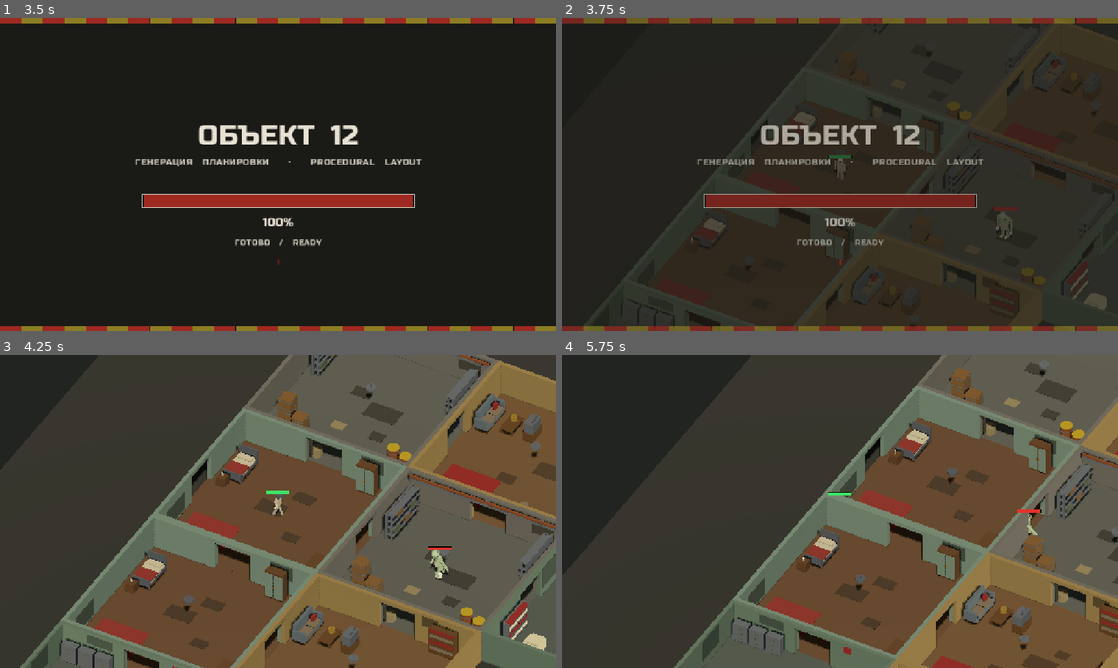
Above: before the commit, frames 1-4 (two rows, left to right).
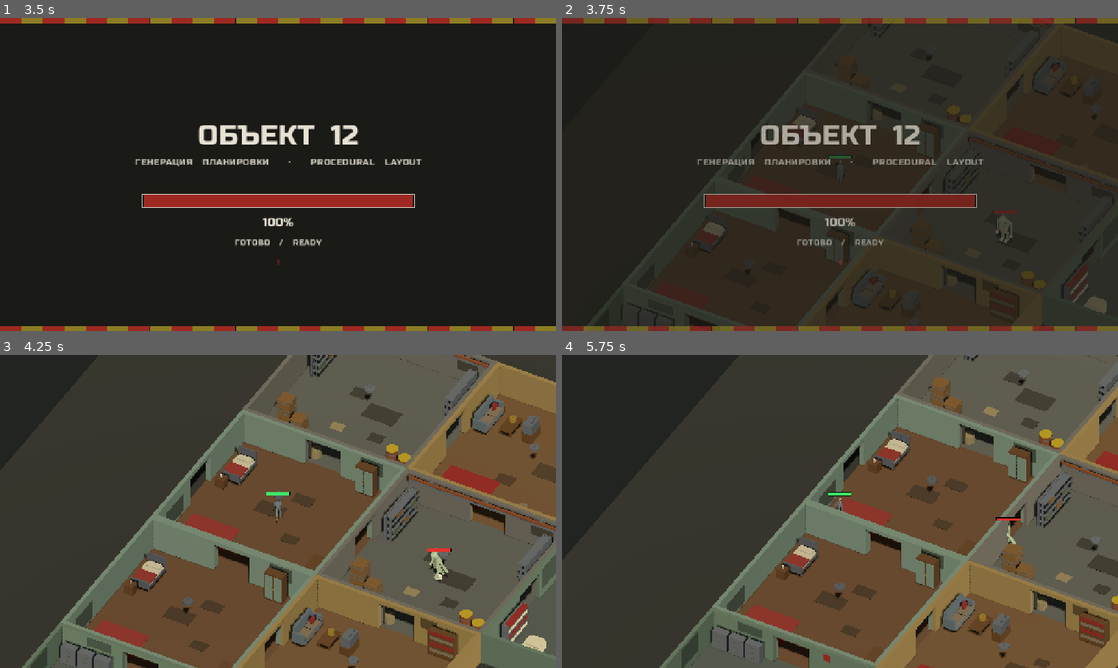
Above: after the commit, the same moments.

Repository: nhudson99/nuclear-winter
Game: Godot game, scene res://scenes/TitleScreen.tscn
Two runs of this game, one before a commit and one after it. Both use one fixed random seed, a clock stepped at 60 frames per second and the inputs below.
Inputs (mouse positions are in pixels of both pictures, inside the frame that each line leads up to):
- Up to frame 1 (3.5 s): tap Enter at 0.5 s; hold D (move_right) 0.53-1.28 s; tap Shift at 0.6, 1.55 s; click (278, 174) at 0.67 s; hold S (move_down) 1.28-2 s; tap E (interact) at 1.35 s; click (278, 174) at 1.42 s; click "LEVEL 1" at 2 s; move the mouse to (333, 105) at 2.77 s; hold D (move_right) from 2.78 s (still down); hold Shift (sprint, bound only after the commit) from 2.78 s (still down)
- Up to frame 2 (3.75 s): tap Space at 3.5 s; move the mouse to (812, 237) at 3.52 s; release D (move_right) at 3.53 s; release Shift (sprint, bound only after the commit) at 3.53 s; hold W (move_up) from 3.53 s (still down); tap Shift (sprint, bound only after the commit) at 3.6 s; click (812, 237) at 3.67 s
- Up to frame 3 (4.25 s): keep holding W (move_up)
- Up to frame 4 (5.75 s): move the mouse to (1006, 558) at 4.27 s; release W (move_up) at 4.28 s; hold Shift (sprint, bound only after the commit) 4.28-5.03 s; hold A (move_left) from 4.28 s (still down); tap E (interact) at 4.35 s; move the mouse to (673, 464) at 5.02 s; tap Shift (sprint, bound only after the commit) at 5.1 s

Frame 1 is identical in both runs. In frame 2, 2.4% of the frame differs, in the area x 10-100%, y 1-99%; in frame 3, 8.0%; in frame 4, 29%, in the area x 17-100%, y 0-100%.

Commit message:
Add bald prisoner player character built in Blender (#10)
* Add bald prisoner player character built in Blender

Authors the character headlessly through Blender's Python API: lofted body
parts, an anatomy-driven skull, a baked colour atlas for the worn jumpsuit,
inverse-distance skinning to a 17-bone rig, and Idle/Walk/Run/Die actions
exported into a single GLB.

Co-authored-by: nhudson99 <nhudson99@users.noreply.github.com>

* Use the prisoner as the player character in Godot

Player.gd now drives the baked Idle/Walk/Run/Die clips from the GLB instead of
swinging pivot empties, scales playback to the ground speed so the boots do not
skate, and turns the model to face travel (glTF forward is -Z, which the old
yaw was half a turn out on). The collision capsule now reaches the floor.

Co-authored-by: nhudson99 <nhudson99@users.noreply.github.com>

* Drop the replaced humanoid placeholder and document the prisoner

Nothing loads humanoid_scavenger any more now that the prisoner is the player, so the builder, the .blend and the imported asset all go. README picks up the new build command, the character's authoring notes and how to preview it.

Co-authored-by: nhudson99 <nhudson99@users.noreply.github.com>

* Play Walk at walk speed and keep preview renders looping

Digital WASD always hit the old 5.5 m/s, so the Walk clip never played. Base speed is now a walk and Shift sprints. Animation preview repeats are tiled with ffmpeg instead of extending frame_end past the action (which froze the extra loops). Main honours NW_PREVIEW_PLAYER / NW_LEVEL_SEED so the mesh can be reviewed without the monster killing the player on spawn. The game-loop smoke now asserts the four clips are on the imported player.

Co-authored-by: nhudson99 <nhudson99@users.noreply.github.com>

* Assert Walk and Run play, and tighten the player preview

A SceneTree smoke now drives WASD and Shift and checks the imported clips plus yaw. Preview mode frames the prisoner closer and writes the current clip name on the HUD so a recording can show which cycle is playing. Sprint is registered as an input action at runtime.

Co-authored-by: nhudson99 <nhudson99@users.noreply.github.com>

---------

Co-authored-by: Cursor Agent <cursoragent@cursor.com>
Co-authored-by: nhudson99 <nhudson99@users.noreply.github.com>

Diff:
--- a/godot/scenes/Main.tscn
+++ b/godot/scenes/Main.tscn
@@ -2,7 +2,7 @@
 
 [ext_resource type="Script" path="res://scripts/Main.gd" id="1_nxtc6"]
 [ext_resource type="Script" path="res://scripts/Player.gd" id="2_jlsqs"]
-[ext_resource type="PackedScene" path="res://assets/characters/humanoid_scavenger.glb" id="3_q8u5g"]
+[ext_resource type="PackedScene" path="res://assets/characters/player_prisoner.glb" id="3_q8u5g"]
 [ext_resource type="Script" path="res://scripts/Monster.gd" id="4_lhr70"]
 [ext_resource type="PackedScene" path="res://assets/characters/enemy_monster.glb" id="5_wp0k4"]
 [ext_resource type="Script" path="res://scripts/PickupItem.gd" id="6_bjd11"]
@@ -16,8 +16,8 @@
 ambient_light_energy = 0.34
 
 [sub_resource type="CapsuleShape3D" id="CapsuleShape3D_3p2gp"]
-radius = 0.35
-height = 1.2
+radius = 0.3
+height = 1.6
 
 [sub_resource type="CapsuleShape3D" id="CapsuleShape3D_cvmbd"]
 radius = 0.42
@@ -46,10 +46,10 @@
 script = ExtResource("2_jlsqs")
 
 [node name="CollisionShape3D" type="CollisionShape3D" parent="Player"]
-transform = Transform3D(1, 0, 0, 0, 1, 0, 0, 0, 1, 0, 0.9, 0)
+transform = Transform3D(1, 0, 0, 0, 1, 0, 0, 0, 1, 0, 0.8, 0)
 shape = SubResource("CapsuleShape3D_3p2gp")
 
-[node name="Humanoid" type="Node3D" parent="Player" instance=ExtResource("3_q8u5g")]
+[node name="Model" type="Node3D" parent="Player" instance=ExtResource("3_q8u5g")]
 
 [node name="Monster" type="CharacterBody3D" parent="."]
 transform = Transform3D(1, 0, 0, 0, 1, 0, 0, 0, 1, 0, 0.05, -12)
--- a/godot/scripts/Main.gd
+++ b/godot/scripts/Main.gd
@@ -49,6 +49,8 @@
 	var target := player.global_position + Vector3(camera_distance * 0.55, camera_height, camera_distance)
 	camera.global_position = camera.global_position.lerp(target, clampf(follow_lerp * delta, 0.0, 1.0))
 	camera.look_at(player.global_position + Vector3(0.0, 0.6, 0.0), Vector3.UP)
+	if OS.get_environment("NW_PREVIEW_PLAYER") == "1" and _status_label and player.has_method("current_clip"):
+		_status_label.text = player.current_clip()
 
 func get_game_state() -> GameState:
 	return _state
@@ -71,9 +73,13 @@
 	generator.progress.connect(_loading.set_progress)
 
 	var used_seed := level_seed if level_seed != 0 else randi()
+	var seed_override := OS.get_environment("NW_LEVEL_SEED")
+	if seed_override.is_valid_int():
+		used_seed = int(seed_override)
 	_layout = await generator.generate(map_root, used_seed, room_count)
 	generator.queue_free()
 	_apply_layout(_layout)
+	_apply_preview_overrides()
 
 	while Time.get_ticks_msec() - started < int(min_loading_seconds * 1000.0):
 		await get_tree().process_frame
@@ -85,7 +91,8 @@
 
 	_state = GameState.PLAYING
 	player.unlock_input()
-	monster.set_physics_process(true)
+	if OS.get_environment("NW_PREVIEW_PLAYER") != "1":
+		monster.set_physics_process(true)
 	level_ready.emit(_layout)
 
 func _apply_layout(layout: Dictionary) -> void:
@@ -103,6 +110,25 @@
 
 	monster.configure_level(layout.get("rooms", []), layout.get("bounds", AABB()))
 	_snap_camera()
+
+func _apply_preview_overrides() -> void:
+	## NW_PREVIEW_PLAYER parks the monster and tightens the iso framing so the
+	## player mesh can be reviewed without dying on the first physics tick.
+	if OS.get_environment("NW_PREVIEW_PLAYER") != "1":
+		return
+	if monster:
+		monster.set_physics_process(false)
+		monster.visible = false
+		monster.global_position += Vector3(200.0, 0.0, 200.0)
+	camera.size = 4.2
+	camera_distance = 5.5
+	camera_height = 5.5
+	_snap_camera()
+	_status_label.visible = true
+	_status_label.add_theme_font_size_override("font_size", 36)
+	_status_label.vertical_alignment = VERTICAL_ALIGNMENT_TOP
+	_status_label.add_theme_constant_override("margin_top", 24)
+
 
 func _snap_camera() -> void:
 	camera.global_position = player.global_position + Vector3(camera_distance * 0.55, camera_height, camera_distance)
--- a/godot/scripts/Player.gd
+++ b/godot/scripts/Player.gd
@@ -3,35 +3,51 @@
 signal died
 signal item_collected
 
-@export var move_speed: float = 5.5
+@export var move_speed: float = 2.4
+@export var run_speed: float = 5.5
 @export var gravity: float = 20.0
 @export var turn_speed: float = 12.0
-@export var walk_anim_speed: float = 10.0
-@export var stride_angle_deg: float = 28.0
 @export var max_health: float = 100.0
-@export var health_bar_height: float = 2.15
+@export var health_bar_height: float = 2.1
 @export var interact_range: float = 2.2
+## Ground covered by one full cycle of each clip. Playback is scaled to match
+## it so the boots do not skate across the floor.
+@export var walk_cycle_metres: float = 1.45
+@export var run_cycle_metres: float = 2.3
+@export var run_threshold: float = 3.0
 
-@onready var visual: Node3D = $Humanoid
+@onready var visual: Node3D = $Model
 
-var pivot_arm_l: Node3D
-var pivot_arm_r: Node3D
-var pivot_leg_l: Node3D
-var pivot_leg_r: Node3D
-var _walk_phase: float = 0.0
+const LOOPING_CLIPS := ["Idle", "Walk", "Run"]
+
+var _anim: AnimationPlayer
+var _clip: String = ""
 var health: float = 100.0
 var _health_bar: HealthBar3D
 var _alive: bool = true
 var _has_item: bool = false
 var _input_locked: bool = false
 
+func current_clip() -> String:
+	return _clip
+
+
 func _ready() -> void:
 	add_to_group("player")
+	if not InputMap.has_action("sprint"):
+		InputMap.add_action("sprint")
+		var sprint_key := InputEventKey.new()
+		sprint_key.physical_keycode = KEY_SHIFT
+		InputMap.action_add_event("sprint", sprint_key)
 	health = max_health
-	pivot_arm_l = _find_node_by_name(visual, "Pivot_Arm_L") as Node3D
-	pivot_arm_r = _find_node_by_name(visual, "Pivot_Arm_R") as Node3D
-	pivot_leg_l = _find_node_by_name(visual, "Pivot_Leg_L") as Node3D
-	pivot_leg_r = _find_node_by_name(visual, "Pivot_Leg_R") as Node3D
+	_anim = _find_animation_player(visual)
+	if _anim:
+		# The glTF importer leaves every clip one-shot; the locomotion cycles
+		# have to be told they loop.
+		for clip_name in LOOPING_CLIPS:
+			if _anim.has_animation(clip_name):
+				_anim.get_animation(clip_name).loop_mode = Animation.LOOP_LINEAR
+		_play("Idle", 1.0)
 	_health_bar = HealthBar3D.new()
 	_health_bar.name = "HealthBar"
 	_health_bar.fill_color = Color(0.25, 0.9, 0.4, 1.0)
@@ -44,7 +60,8 @@
 		velocity = Vector3.ZERO
 		_apply_gravity(delta)
 		move_and_slide()
-		_animate_walk(_walk_phase, 0.0)
+		if _alive:
+			_play("Idle", 1.0)
 		return
 
 	if Input.is_action_just_pressed("interact"):
@@ -61,20 +78,25 @@
 	if direction.length() > 1.0:
 		direction = direction.normalized()
 
-	velocity.x = direction.x * move_speed
-	velocity.z = direction.z * move_speed
+	# Digital WASD is otherwise always full speed, which would skip Walk.
+	var gait := run_speed if Input.is_action_pressed("sprint") else move_speed
+	velocity.x = direction.x * gait
+	velocity.z = direction.z * gait
 	_apply_gravity(delta)
 	move_and_slide()
 
 	var planar := Vector3(velocity.x, 0.0, velocity.z)
 	var speed := planar.length()
 	if speed > 0.15:
-		var target_yaw := atan2(planar.x, planar.z)
+		# glTF forward is -Z, so the yaw that points the model down the travel
+		# direction is half a turn from atan2 of the velocity.
+		var target_yaw := atan2(planar.x, planar.z) + PI
 		visual.rotation.y = lerp_angle(visual.rotation.y, target_yaw, clampf(turn_speed * delta, 0.0, 1.0))
-		_walk_phase += delta * walk_anim_speed * clampf(speed / move_speed, 0.35, 1.25)
-		_animate_walk(_walk_phase, 1.0)
+		var clip := "Run" if speed >= run_threshold else "Walk"
+		var metres: float = run_cycle_metres if clip == "Run" else walk_cycle_metres
+		_play(clip, _cycle_speed(clip, speed, metres))
 	else:
-		_animate_walk(_walk_phase, 0.0)
+		_play("Idle", 1.0)
 
 func take_damage(amount: float) -> void:
 	if not _alive or amount <= 0.0:
@@ -85,6 +107,7 @@
 	if health <= 0.0:
 		_alive = false
 		velocity = Vector3.ZERO
+		_play("Die", 1.0)
 		died.emit()
 
 func is_alive() -> bool:
@@ -128,26 +151,28 @@
 	else:
 		velocity.y = 0.0
 
-func _animate_walk(phase: float, amount: float) -> void:
-	var swing := deg_to_rad(stride_angle_deg) * amount * sin(phase)
-	if pivot_arm_l:
-		pivot_arm_l.rotation.x = -swing
-	if pivot_arm_r:
-		pivot_arm_r.rotation.x = swing
-	if pivot_leg_l:
-		pivot_leg_l.rotation.x = swing
-	if pivot_leg_r:
-		pivot_leg_r.rotation.x = -swing
-	if visual:
-		visual.position.y = 0.03 * amount * absf(sin(phase * 2.0))
+func _play(clip: String, speed: float) -> void:
+	if _anim == null or not _anim.has_animation(clip):
+		return
+	_anim.speed_scale = speed
+	if _clip == clip:
+		return
+	_clip = clip
+	_anim.play(clip, 0.15, speed)
 
-func _find_node_by_name(root: Node, node_name: String) -> Node:
+func _cycle_speed(clip: String, speed: float, cycle_metres: float) -> float:
+	if _anim == null or not _anim.has_animation(clip) or cycle_metres <= 0.0:
+		return 1.0
+	var cycle_seconds := _anim.get_animation(clip).length
+	return clampf(speed * cycle_seconds / cycle_metres, 0.35, 2.5)
+
+func _find_animation_player(root: Node) -> AnimationPlayer:
 	if root == null:
 		return null
-	if root.name == node_name:
-		return root
+	if root is AnimationPlayer:
+		return root as AnimationPlayer
 	for child in root.get_children():
-		var found := _find_node_by_name(child, node_name)
+		var found := _find_animation_player(child)
 		if found:
 			return found
 	return null
--- a/godot/tools/build_main_scene.gd
+++ b/godot/tools/build_main_scene.gd
@@ -11,10 +11,10 @@
 	call_deferred("_build")
 
 func _build() -> void:
-	var humanoid_path := "res://assets/characters/humanoid_scavenger.glb"
+	var player_path := "res://assets/characters/player_prisoner.glb"
 	var monster_path := "res://assets/characters/enemy_monster.glb"
 
-	for path in [humanoid_path, monster_path]:
+	for path in [player_path, monster_path]:
 		if not ResourceLoader.exists(path):
 			push_error("Missing: " + path)
 			quit(1)
@@ -73,17 +73,19 @@
 	var col := CollisionShape3D.new()
 	col.name = "CollisionShape3D"
 	var capsule := CapsuleShape3D.new()
-	capsule.radius = 0.35
-	capsule.height = 1.2
+	capsule.radius = 0.30
+	# The prisoner is 1.8 m and stands on his origin, so the capsule has to
+	# reach down to y = 0 or the body floats half a metre off the floor.
+	capsule.height = 1.6
 	col.shape = capsule
-	col.position = Vector3(0, 0.9, 0)
+	col.position = Vector3(0, 0.8, 0)
 	player.add_child(col)
 	col.owner = main
 
-	var humanoid: Node3D = (load(humanoid_path) as PackedScene).instantiate()
-	humanoid.name = "Humanoid"
-	player.add_child(humanoid)
-	humanoid.owner = main
+	var model: Node3D = (load(player_path) as PackedScene).instantiate()
+	model.name = "Model"
+	player.add_child(model)
+	model.owner = main
 
 	var monster := CharacterBody3D.new()
 	monster.name = "Monster"
--- a/godot/tools/smoke_game_loop.gd
+++ b/godot/tools/smoke_game_loop.gd
@@ -27,6 +27,20 @@
 
 	var nodes_ok := true
 	print("loop_nodes_ok=", nodes_ok)
+
+	var anim := _find_animation_player(player)
+	var clips := PackedStringArray()
+	if anim:
+		for clip_name in anim.get_animation_list():
+			clips.append(clip_name)
+	var clips_ok := (
+		anim != null
+		and clips.has("Idle")
+		and clips.has("Walk")
+		and clips.has("Run")
+		and clips.has("Die")
+	)
+	print("player_clips_ok=", clips_ok, " clips=", clips)
 
 	# Baseline monster difficulty.
 	var base_dwell: float = monster.section_dwell_time
@@ -108,7 +122,8 @@
 	print("game_over_ok=", lose_ok and lose_text_ok, " state=", main.get_game_state(), " text=", lose_label.text if lose_label else "")
 
 	var all_ok: bool = (
-		has_item
+		clips_ok
+		and has_item
 		and pickup_gone
 		and alerted
 		and dwell_halved
@@ -120,3 +135,15 @@
 	)
 	print("game_loop_smoke_ok=", all_ok)
 	quit(0 if all_ok else 1)
+
+
+func _find_animation_player(root: Node) -> AnimationPlayer:
+	if root == null:
+		return null
+	if root is AnimationPlayer:
+		return root as AnimationPlayer
+	for child in root.get_children():
+		var found := _find_animation_player(child)
+		if found:
+			return found
+	return null
--- /dev/null
+++ b/godot/tools/smoke_player_anims.gd
@@ -0,0 +1,85 @@
+extends SceneTree
+
+## Drive the player with fake WASD and assert Walk/Run play and the mesh yaws.
+
+func _initialize() -> void:
+	call_deferred("_run")
+
+func _run() -> void:
+	var packed: PackedScene = load("res://scenes/Main.tscn")
+	var main: Node3D = packed.instantiate()
+	root.add_child(main)
+	if not main.is_level_ready():
+		await main.level_ready
+
+	var player: CharacterBody3D = main.get_node("Player")
+	player.unlock_input()
+	var anim := _find_anim(player)
+	var visual: Node3D = player.get_node("Model")
+	var start := player.global_position
+	var yaw0 := visual.rotation.y
+
+	Input.action_press("move_up")
+	for _i in range(20):
+		await physics_frame
+	Input.action_release("move_up")
+
+	var walked := player.global_position.distance_to(start) > 0.4
+	var clip := anim.current_animation if anim else ""
+	var yaw1 := visual.rotation.y
+	var turned := absf(angle_difference(yaw1, yaw0)) > 0.15
+	print(
+		"walk_clip=",
+		clip,
+		" walk_playing=",
+		anim.is_playing() if anim else false,
+		" moved=",
+		walked,
+		" dist=",
+		player.global_position.distance_to(start),
+		" yaw0=",
+		yaw0,
+		" yaw1=",
+		yaw1,
+		" turned=",
+		turned
+	)
+
+	Input.action_press("move_right")
+	for _i in range(20):
+		await physics_frame
+	var yaw2 := visual.rotation.y
+	var clip2 := anim.current_animation if anim else ""
+	Input.action_release("move_right")
+	print(
+		"strafe_clip=",
+		clip2,
+		" yaw2=",
+		yaw2,
+		" yaw_delta=",
+		angle_difference(yaw2, yaw1)
+	)
+
+	var run_start := player.global_position
+	Input.action_press("sprint")
+	Input.action_press("move_up")
+	for _i in range(20):
+		await physics_frame
+	Input.action_release("move_up")
+	Input.action_release("sprint")
+	var run_clip := anim.current_animation if anim else ""
+	var ran := player.global_position.distance_to(run_start) > 1.2
+	print("run_clip=", run_clip, " ran=", ran, " dist=", player.global_position.distance_to(run_start))
+
+	var ok := walked and clip == "Walk" and turned and run_clip == "Run" and ran
+	print("player_anim_smoke_ok=", ok)
+	quit(0 if ok else 1)
+
+func _find_anim(node: Node) -> AnimationPlayer:
+	if node is AnimationPlayer:
+		return node
+	for child in node.get_children():
+		var found := _find_anim(child)
+		if found:
+			return found
+	return null
Binary file removed: godot/assets/characters/humanoid_scavenger.glb
Binary file added: godot/assets/characters/player_prisoner.glb
Not shown, changed: godot/assets/characters/player_prisoner.glb.import
Binary file added: godot/assets/characters/player_prisoner_player_prisoner_baked.png
Not shown, added: godot/assets/characters/player_prisoner_player_prisoner_baked.png.import
Not shown, changed: README.md
Not shown, removed: blender/build_humanoid.py
Not shown, added: blender/build_prisoner.py
Not shown, removed: blender/humanoid_scavenger.blend
Not shown, added: blender/inspect_glb.py
Not shown, added: blender/player_prisoner.blend
Not shown, added: blender/player_prisoner_baked.png
(and 1 more such lines)
